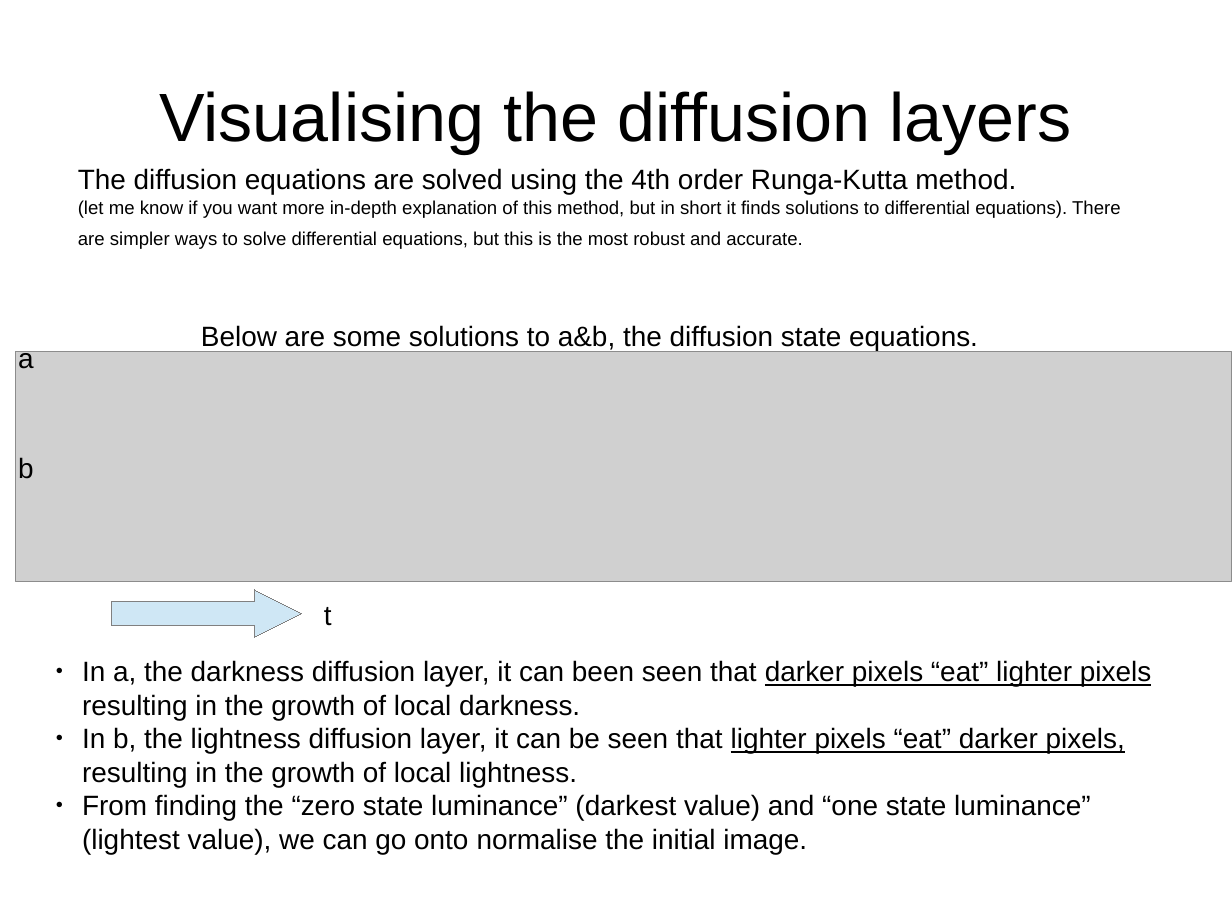
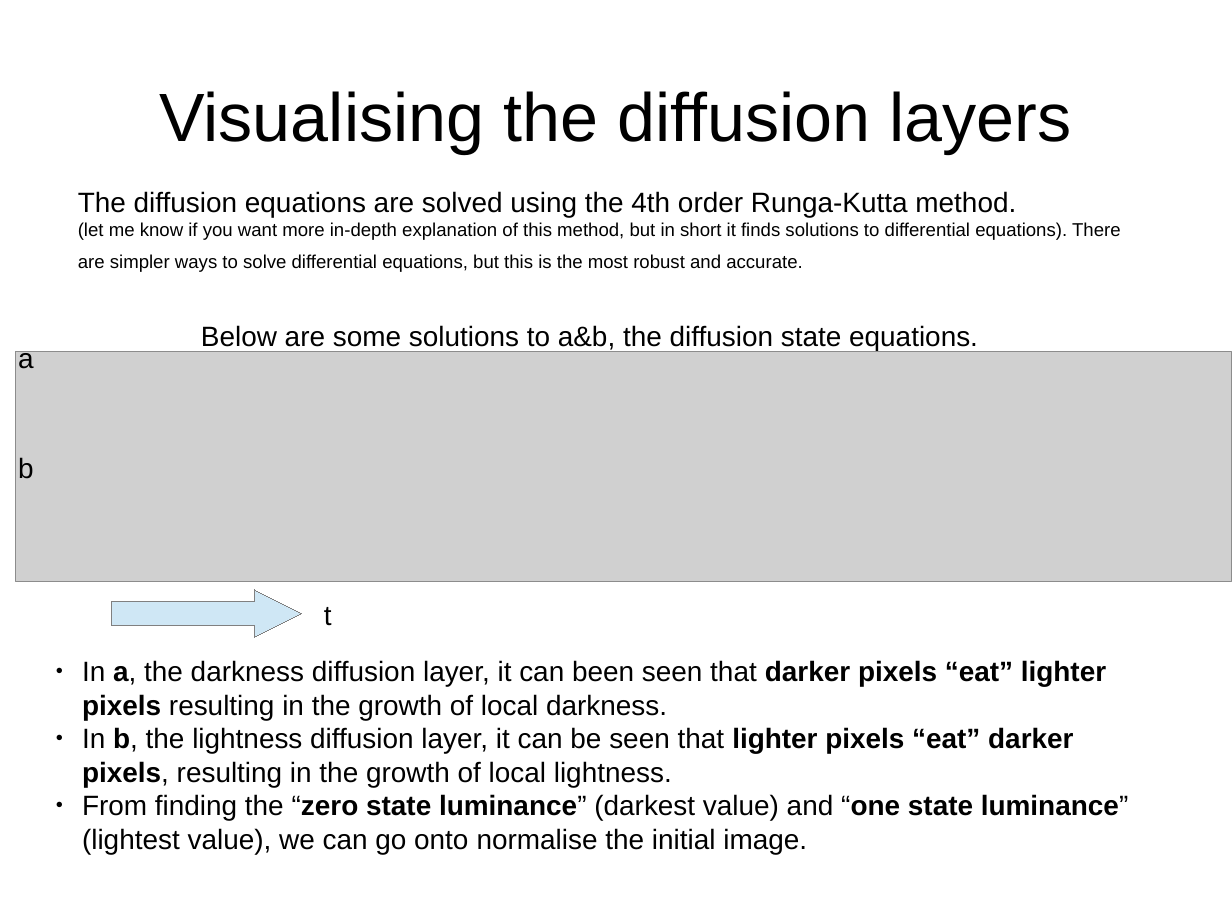
Before and after one commit to TUBvision/contAdapt_francis, a slide deck: slide 6 of Documents/Dynamic normalization model.odp. Drawn at 1232x924 pixels with LibreOffice and Linux fonts; fonts in the diff are those of the drawing; grey boxes stand for pictures. Boxes give left, top, right and bottom in pixels: in the first picture for what was removed or moved away, otherwise in the second. Text is boxed around its words. In the diff, an @@ line names an element or a change of style, - is before the commit and + after.

```diff
--- a/Documents/Dynamic normalization model.odp
+++ b/Documents/Dynamic normalization model.odp
@@ text "The diffusion equations are solved ...": place and size @@
-text "The diffusion equations are solved ..." at (78, 168, 1121, 249)
+text "The diffusion equations are solved ..." at (78, 191, 1121, 272)
@@ text "In a, the darkness diffusion ..." at (82, 660, 1129, 854): bold on in "a, darker pixels “eat” lighter pixels", "b, lighter pixels “eat” darker pixels,", "“zero state luminance” “one state luminance”"; underline off in "darker pixels “eat” lighter pixels", "lighter pixels “eat” darker pixels," @@
```
Also in this commit, not shown: 7 other slides changed, 2 slides added, 55 other files.
